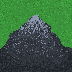
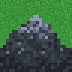
Revision of a layered w=72, h=72 image; what changed, layer by layer:
painted on "Mountain" over [0, 15, 72, 72]
renamed "grass.png" to "Pasted Layer", painted on it over [0, 15, 72, 72]
